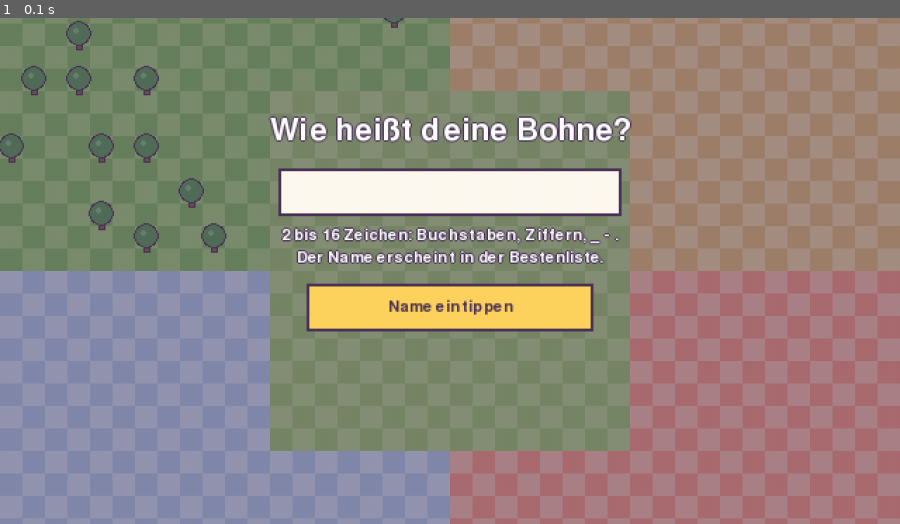
Above: before the commit, frame 1.
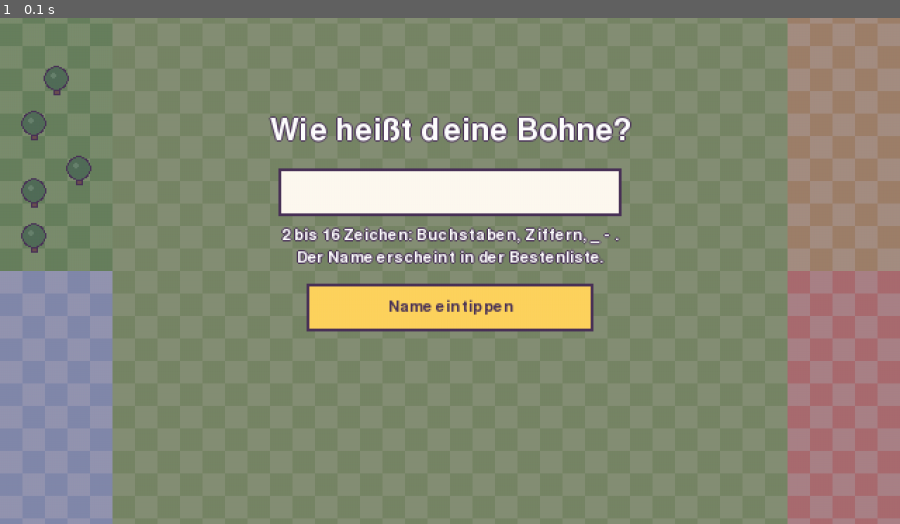
Above: after the commit, the same moment.

Repository: hannes-vnz/last_bean_standing
Game: pygame game, started from src/lastbean/__main__.py
The game is run twice, just before and just after one commit, with the same random seed, the same clock (stepped at 60 frames per second) and the same inputs.
Inputs:
- Up to frame 1 (0.1 s): no input

The runs differ from the first frame. In frame 1, 36% of the frame differs, in the area x 0-88%, y 0-100%.

Commit message:
WIP Paket B: 200x200 map data (biomes, obstacle counts)

Diff:
--- a/data/balance.json
+++ b/data/balance.json
@@ -38,8 +38,8 @@
   700
  ],
  "arena_tiles": [
-  60,
-  60
+  200,
+  200
  ],
  "tile_px": 32,
  "player_base": {
--- a/data/biomes.json
+++ b/data/biomes.json
@@ -4,18 +4,18 @@
   "name": "Lichtung (Start)",
   "effect": "Keine, enthält den Boss-Altar (ab 10:00 aktivierbar, ruft den Schnitter)",
   "rect_tiles": [
-   22,
-   22,
-   16,
-   16
+   85,
+   85,
+   30,
+   30
   ],
   "text": "Neutrale Startzone in der Mitte.",
   "objects": [
    {
     "type": "boss_altar",
     "pos_tiles": [
-     30,
-     30
+     100,
+     100
     ],
     "unlock_s": 600
    }
@@ -33,12 +33,12 @@
   "rect_tiles": [
    0,
    0,
-   30,
-   30
+   100,
+   100
   ],
   "obstacles": {
    "type": "tree",
-   "count": 70,
+   "count": 780,
    "seed": 11
   },
   "impl_phase": 1,
@@ -55,14 +55,14 @@
   "name": "Wüste",
   "effect": "Du bist 15 % langsamer",
   "rect_tiles": [
-   30,
+   100,
    0,
-   30,
-   30
+   100,
+   100
   ],
   "obstacles": {
    "type": "rock",
-   "count": 25,
+   "count": 280,
    "seed": 12
   },
   "player_speed_pct": -15,
@@ -80,13 +80,13 @@
   "effect": "Rutschen: träge Beschleunigung und Bremsen",
   "rect_tiles": [
    0,
-   30,
-   30,
-   30
+   100,
+   100,
+   100
   ],
   "obstacles": {
    "type": "ice_block",
-   "count": 30,
+   "count": 330,
    "seed": 13
   },
   "friction": 0.15,
@@ -103,14 +103,14 @@
   "name": "Lava",
   "effect": "4 Schaden pro Sekunde in Lavapfützen, dafür +25 % XP in der Zone",
   "rect_tiles": [
-   30,
-   30,
-   30,
-   30
+   100,
+   100,
+   100,
+   100
   ],
   "obstacles": {
    "type": "lava_pool",
-   "count": 18,
+   "count": 200,
    "seed": 14
   },
   "dot_per_s": 4,
--- a/tools/build_content.py
+++ b/tools/build_content.py
@@ -20,7 +20,7 @@
     "speed_mult": {"linear": 0.01, "cap": 1.2},
     "xp_to_next": {"base": 3, "linear": 1.5, "quadratic": 0.15},        # Level L -> L+1 (Vorschlag C, 28.10.2026)
     "elite_every_n_waves": 5, "boss_waves": {"10": "ildra", "15": "skarra", "20": "kalthorn", "30": "ignarok"},
-    "spawn_distance_px": [520, 700], "arena_tiles": [60, 60], "tile_px": 32,
+    "spawn_distance_px": [520, 700], "arena_tiles": [200, 200], "tile_px": 32,
     "player_base": {"hp": 100, "pickup_radius_px": 220, "i_frames_s": 0.6},
     "score": {"per_second": 2, "per_kill": 5, "per_level": 20, "per_boss": 500, "victory_bonus": 20000, "swarm_per_10s": 1000},
     "rarity_weights": {"common": 60, "uncommon": 25, "rare": 10, "epic": 4, "legendary": 1},
@@ -274,11 +274,11 @@
       reward="victory", first_kill_challenge="boss_reaper"),
 ]
 BIOMES = [
- dict(id="plaza", name="Lichtung (Start)", effect="Keine, enthält den Boss-Altar (ab 10:00 aktivierbar, ruft den Schnitter)", rect_tiles=[22, 22, 16, 16], text="Neutrale Startzone in der Mitte.", objects=[dict(type="boss_altar", pos_tiles=[30, 30], unlock_s=600)]),
- dict(id="forest", name="Wald", effect="Bäume blockieren Geschosse (Deckung für beide Seiten)", rect_tiles=[0, 0, 30, 30], obstacles=dict(type="tree", count=70, seed=11), impl_phase=1),
- dict(id="desert", name="Wüste", effect="Du bist 15 % langsamer", rect_tiles=[30, 0, 30, 30], obstacles=dict(type="rock", count=25, seed=12), player_speed_pct=-15, impl_phase=2),
- dict(id="ice", name="Eis", effect="Rutschen: träge Beschleunigung und Bremsen", rect_tiles=[0, 30, 30, 30], obstacles=dict(type="ice_block", count=30, seed=13), friction=0.15, impl_phase=2),
- dict(id="lava", name="Lava", effect="4 Schaden pro Sekunde in Lavapfützen, dafür +25 % XP in der Zone", rect_tiles=[30, 30, 30, 30], obstacles=dict(type="lava_pool", count=18, seed=14), dot_per_s=4, xp_bonus_pct=25, impl_phase=3),
+ dict(id="plaza", name="Lichtung (Start)", effect="Keine, enthält den Boss-Altar (ab 10:00 aktivierbar, ruft den Schnitter)", rect_tiles=[85, 85, 30, 30], text="Neutrale Startzone in der Mitte.", objects=[dict(type="boss_altar", pos_tiles=[100, 100], unlock_s=600)]),
+ dict(id="forest", name="Wald", effect="Bäume blockieren Geschosse (Deckung für beide Seiten)", rect_tiles=[0, 0, 100, 100], obstacles=dict(type="tree", count=780, seed=11), impl_phase=1),
+ dict(id="desert", name="Wüste", effect="Du bist 15 % langsamer", rect_tiles=[100, 0, 100, 100], obstacles=dict(type="rock", count=280, seed=12), player_speed_pct=-15, impl_phase=2),
+ dict(id="ice", name="Eis", effect="Rutschen: träge Beschleunigung und Bremsen", rect_tiles=[0, 100, 100, 100], obstacles=dict(type="ice_block", count=330, seed=13), friction=0.15, impl_phase=2),
+ dict(id="lava", name="Lava", effect="4 Schaden pro Sekunde in Lavapfützen, dafür +25 % XP in der Zone", rect_tiles=[100, 100, 100, 100], obstacles=dict(type="lava_pool", count=200, seed=14), dot_per_s=4, xp_bonus_pct=25, impl_phase=3),
 ]
 PALETTES = {
  "plaza":  dict(ground="#b9e08f", detail="#9fcf72", hazard=None),
@@ -493,11 +493,11 @@
         tm = f"{b['spawn_time_s'] // 60}:{b['spawn_time_s'] % 60:02d}" if b.get("spawn_time_s") else f"per Altar ab {b['altar_unlock_s'] // 60}:{b['altar_unlock_s'] % 60:02d}"
         hp = f"HP {b['hp']}, " if b.get("hp") else (f"HP {b['hp_base']} x HP-Faktor, Wutphase nach {b['enrage_after_s']} s, " if b.get("hp_base") else "")
         P(f"- **{b['name']}** (`{b['id']}`, {tm}, Phase {b['impl_phase']}): " + hp + "; ".join(f"ab {p['at_hp_pct']} % HP: {p['pattern']}" for p in b["phases"]) + ".")
-    P("\n## Arena und Biome (60 x 60 Felder à 32 px)\n")
+    P(f"\n## Arena und Biome ({BALANCE['arena_tiles'][0]} x {BALANCE['arena_tiles'][1]} Felder à 32 px)\n")
     P("| ID | Name | Bereich (x, y, Breite, Höhe in Feldern) | Effekt | Phase |\n|---|---|---|---|---|")
     for b in BIOMES:
         P(f"| `{b['id']}` | {b['name']} | {b['rect_tiles']} | {b['effect']} | {b.get('impl_phase', 1)} |")
-    P("\nLayout: Lichtung in der Mitte (16 x 16, überlagert die Quadranten), Wald oben links, Wüste oben rechts, Eis unten links, Lava unten rechts. Hindernisse sind pro Biom mit festem Seed verteilt.\n")
+    P("\nLayout (seit 28.10.2026 große Karte): Lichtung in der Mitte (30 x 30, überlagert die Quadranten), Wald oben links, Wüste oben rechts, Eis unten links, Lava unten rechts. Hindernisse sind pro Biom mit festem Seed verteilt.\n")
     P("Biom-Farben (Pastell): " + "; ".join(f"{b['name']}: Boden {PALETTES[b['id']]['ground']}, Details {PALETTES[b['id']]['detail']}" for b in BIOMES) + ". Gefahren (Lava, Sand, Eisglanz) heben sich über die Farbe `hazard` ab.\n")
     P("## Punkte\n")
     P("`Punkte = 2 x Sekunden + 5 x Kills + 20 x Level + 500 x Bosse` (Sieg über den Schnitter +20000; in der Schwarmfl …(237 unchanged characters)…
Not shown, changed: docs/CONTENT.md
